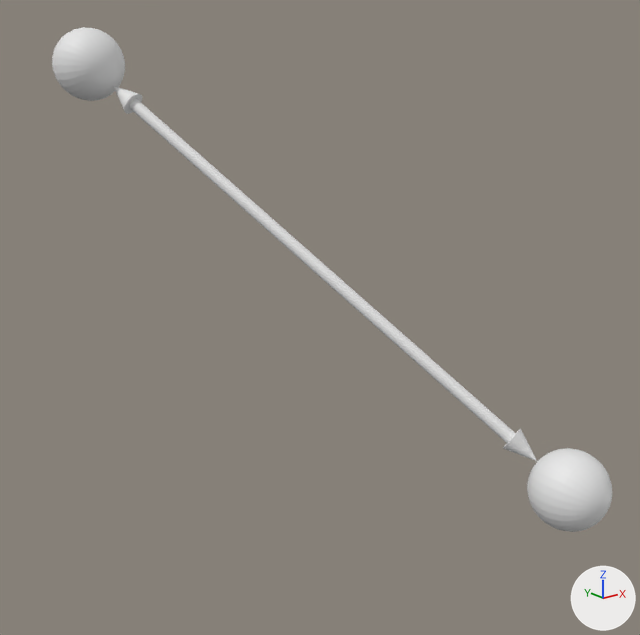
The OBJ model 资本的生产过程/价值形式理论/价值形式/datas_graphs_generated/simple_complete.obj, before and after one commit.
One viewpoint serves both versions: a 50 mm lens placed at (-4.43, -9.76, 1.58), pointed at (3.32, -0.07, -2.3). Lighting does not change. The marker at lower right points along +X, +Y and +Z. The first picture is the older version. Where no turn or scale is listed for an object, it has been applied to the vertices.

Objects in the first picture: 'simple_complete'.
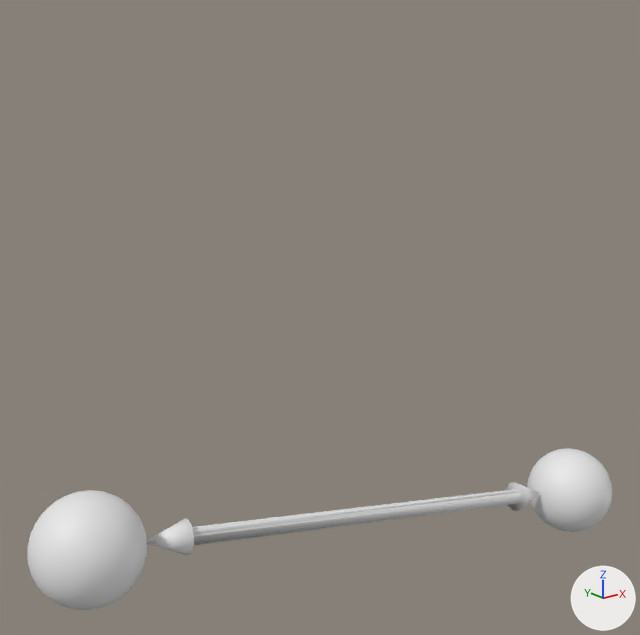
The newer file is also turned or shifted as a whole; pictures and numbers use the older file's frame.

Where the change shows, as pixel boxes (x1, y1, x2, y2) in the pictures (640 x 635 px; the box of a moved part takes in the faces that stretch with it):
'simple_complete', reshaped (68% shorter): before (52, 28, 612, 532); after (27, 448, 612, 610)
part 1 of me_simple_complete, moved or reshaped: before (113, 86, 142, 114); after (505, 482, 540, 511)
part 2 of me_simple_complete, moved or reshaped: before (503, 429, 538, 462); after (147, 519, 194, 556)
part 3 of me_simple_complete, moved or reshaped: before (129, 99, 516, 443); after (192, 489, 520, 545)
part 4 of me_simple_complete, moved or reshaped: before (527, 448, 612, 532); after (27, 490, 147, 610)
part 5 of me_simple_complete, moved or reshaped: before (52, 28, 125, 101); after (527, 448, 612, 532)

Diff of the bpy script that builds the scene:
```diff
--- a/资本的生产过程/价值形式理论/价值形式/datas_graphs_generated/simple_complete.obj.py
+++ b/资本的生产过程/价值形式理论/价值形式/datas_graphs_generated/simple_complete.obj.py
@@ me_simple_complete @@
 # used by ob_simple_complete; location = (0.0, 0.0, 0.0)
-me_simple_complete.from_pydata(...)  # 1886 vertices, 3514 faces; spans x 1.71..6.33, y -3.52..5.55, z -5.32..1.77
+me_simple_complete.from_pydata(...)  # 1886 vertices, 3514 faces; spans x -1.87..6.33, y -3.52..-1.37, z -5.32..-2.86
+# me_simple_complete part 1: the loose piece of 51 vertices spanning x 2.49..2.86, y 3.99..4.5, z 0.39..0.84 is multiplied about its middle by the matrix ((-0.32, 0.87, 0.376), (0.799, 0.461, -0.386), (-0.509, 0.177, -0.843)), then moved by (2.11, -6.98, -5.17)
+# me_simple_complete part 2: the loose piece of 51 vertices spanning x 5.18..5.56, y -2.46..-1.95, z -4.38..-3.93 is multiplied about its middle by the matrix ((-0.32, 0.87, 0.376), (0.799, 0.461, -0.386), (-0.509, 0.177, -0.843)), then moved by (-5.69, 0.06, 0.54)
+# me_simple_complete part 3: the loose piece of 100 vertices spanning x 2.5..5.54, y -2.34..4.38, z -4.32..0.78 is multiplied about its middle by the matrix ((-0.117, 0.608, 0.203), (0.942, 0.319, -0.028), (-0.185, 0.428, -0.874)), then moved by (-1.79, -3.46, -2.32)
+# me_simple_complete part 4: the loose piece of 842 vertices spanning x 5.13..6.33, y -3.52..-2.32, z -5.32..-4.12 is turned -180 degrees about the y axis through its middle, then moved by (-6.99, 0.95, 1.27)
+# me_simple_complete part 5: the loose piece of 842 vertices spanning x 1.71..2.91, y 4.35..5.55, z 0.58..1.77 is turned -180 degrees about the y axis through its middle, then moved by (3.41, -7.87, -5.9)
```
